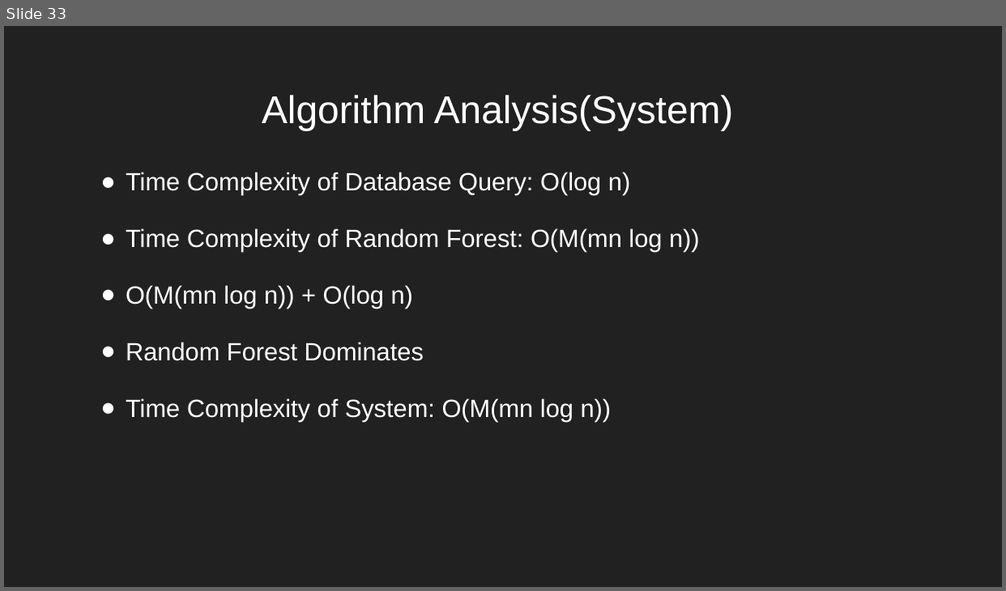
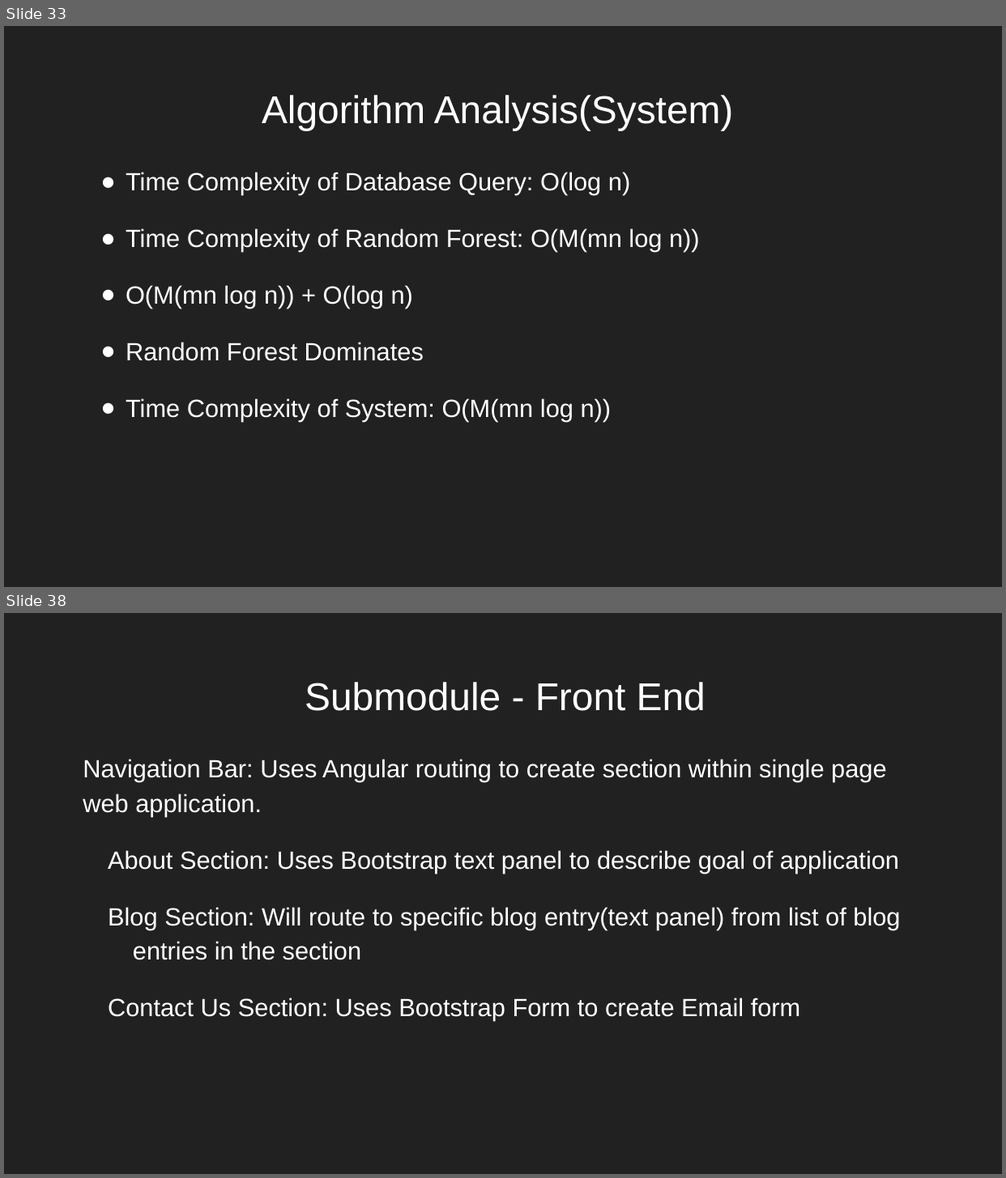
Before and after one commit to nreader72/NostraDomicile, a slide deck: docs/Progress_Reports/NostraDomicile (6).pptx. Shown one above the other, each under a label of ours: slide 33 before the commit, slides 33 and 38 after it; the slides between them are not shown. The pictures are 1006x591 and 1006x1178 pixels, drawn with LibreOffice and Linux fonts; fonts in the diff are those of the drawing; background and template pictures are left out. Boxes give left, top, right and bottom in pixels: in the first picture for what was removed or moved away, otherwise in the second. Text is boxed around its words. In the diff, an @@ line names an element or a change of style, - is before the commit and + after.

```diff
--- a/docs/Progress_Reports/NostraDomicile (6).pptx
+++ b/docs/Progress_Reports/NostraDomicile (6).pptx
@@ slide 38 added at <box>4,613,1002,1174</box>, background picture (left out) @@
@@ title added at <box>305,682,705,711</box>, 28 pt, text #FFFFFF @@
+Submodule - Front End
@@ text added at <box>83,759,900,1021</box>, 18 pt, text #FFFFFF @@
+Navigation Bar: Uses Angular routing to create section within single page web application.
+About Section: Uses Bootstrap text panel to describe goal of application
+Blog Section: Will route to specific blog entry(text panel) from list of blog entries in the section
+Contact Us Section: Uses Bootstrap Form to create Email form
```
Also in this commit, not shown: 5 slides changed, 18 other slides added, 1 other file.
